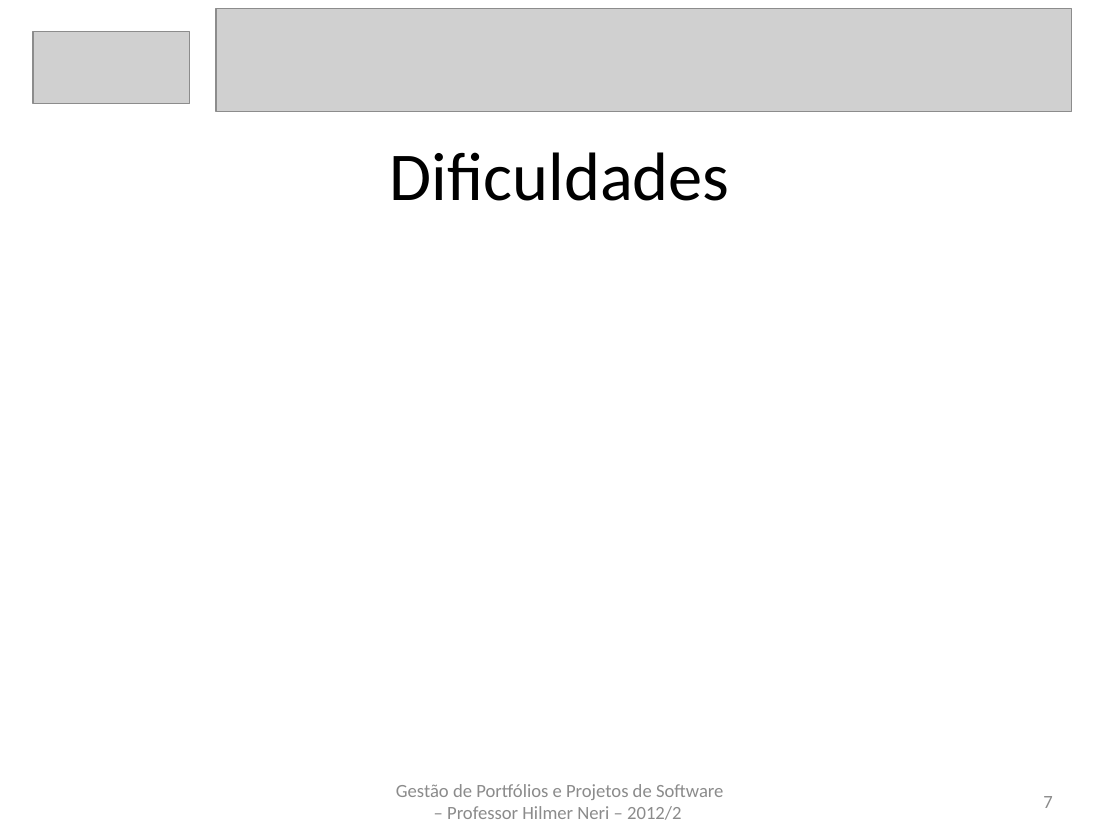
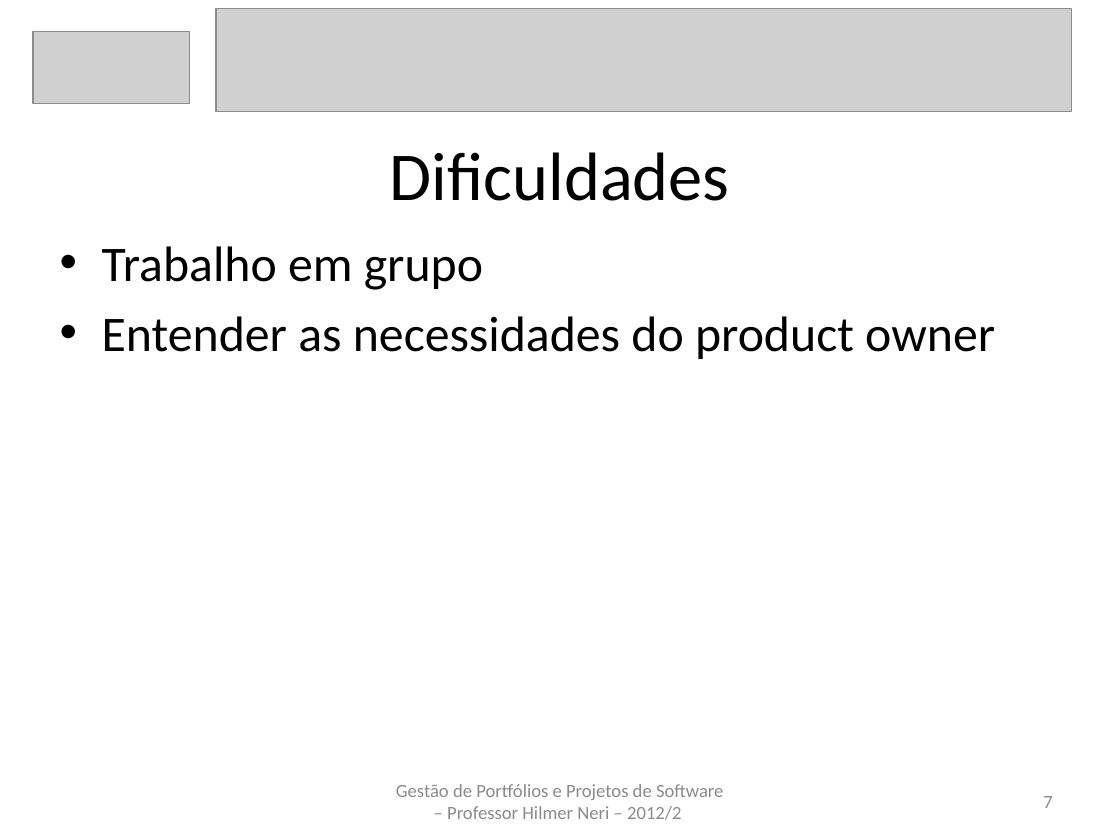
Before and after one commit to carlosneo/dotprojecteap, a slide deck: slide 7 of Dot Project EAP/4. System Management/Apresentacoes/apresentacaoV8.pptx. Drawn at 1120x840 pixels with LibreOffice and Linux fonts; fonts in the diff are those of the drawing; grey boxes stand for pictures. Boxes give left, top, right and bottom in pixels: in the first picture for what was removed or moved away, otherwise in the second. Text is boxed around its words. In the diff, an @@ line names an element or a change of style, - is before the commit and + after.

```diff
--- a/Dot Project EAP/4. System Management/Apresentacoes/apresentacaoV8.pptx
+++ b/Dot Project EAP/4. System Management/Apresentacoes/apresentacaoV8.pptx
@@ text added at (102,246,995,359), 32 pt, text #000000 @@
+• Trabalho em grupo
+• Entender as necessidades do product owner
```
Also in this commit, not shown: 5 other slides changed.
